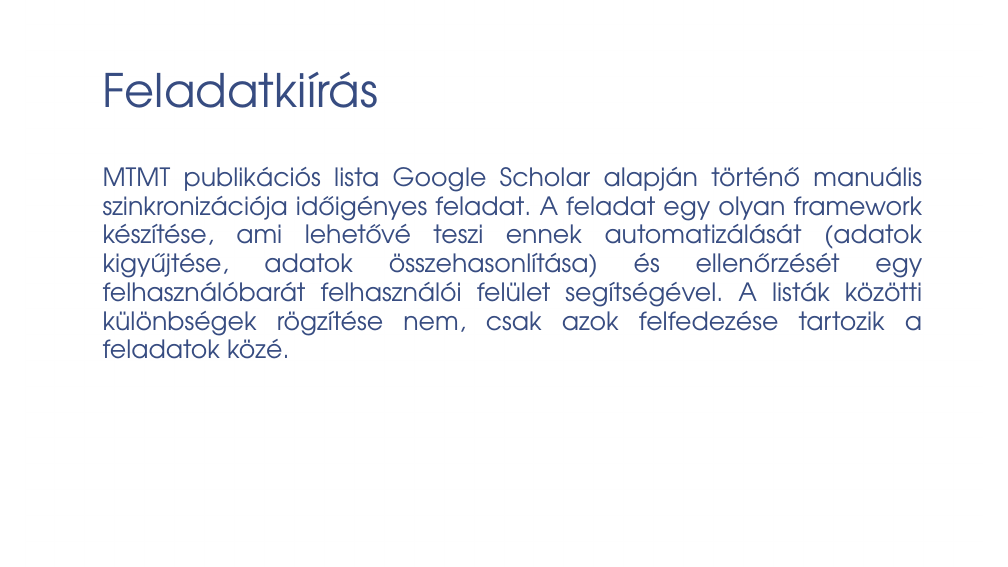
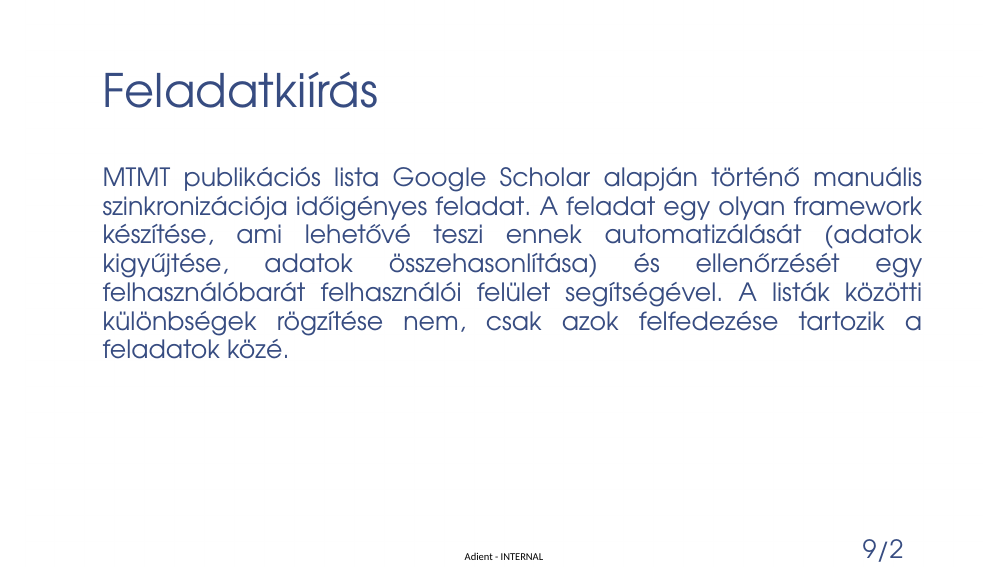
Before and after one commit to patmik2012/PubSync, a slide deck: slide 2 of Publikációs listák szinkronizálása.pptx. Drawn at 1008x567 pixels with LibreOffice and Linux fonts; fonts in the diff are those of the drawing; background and template pictures are left out. Boxes give left, top, right and bottom in pixels: in the first picture for what was removed or moved away, otherwise in the second. Text is boxed around its words. In the diff, an @@ line names an element or a change of style, - is before the commit and + after.

```diff
--- a/Publikációs listák szinkronizálása.pptx
+++ b/Publikációs listák szinkronizálása.pptx
@@ page number added at [863, 539, 904, 562], 24 pt, text #374C81 @@
+9/2
@@ text added at [465, 553, 543, 560], 10 pt, text #000000 @@
+Adient - INTERNAL
```
Also in this commit, not shown: 7 other slides changed.
